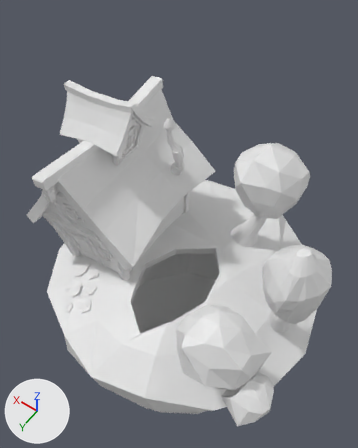
Two versions of the Blender file PolyHouse.blend, one commit apart.
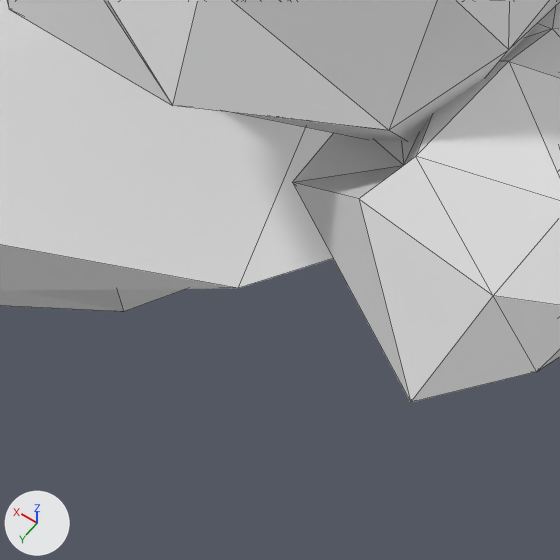
The first picture shows the older version from a camera (50 mm lens) standing at (-4.75, 6.87, 12.42) and looking at (0.42, -0.37, 1.03). The close-ups show both versions on the part from 51% to 72% of the width and 83% to 100% of the height of that picture; other places that the commit changed are outside them. Lighting does not change. The marker at lower left points along +X, +Y and +Z. The close-ups show mesh edges as thin lines.

The first close-up shows 'BottomGround', 'TopGound', 'Tree.001'.
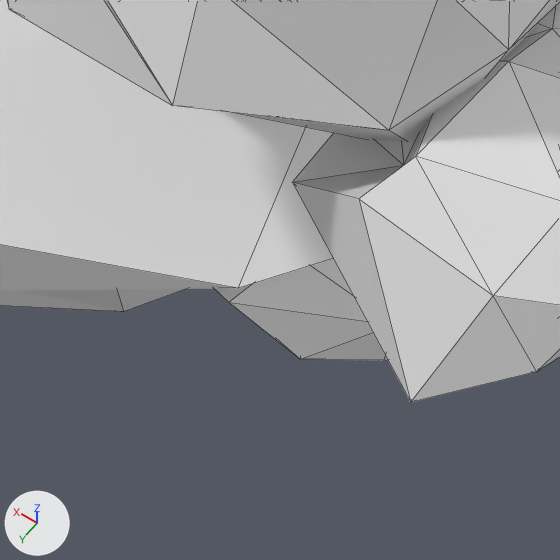
What changed in the scene script:
```text
Add me_icosphere:
    me_icosphere.from_pydata(...)  # 42 vertices, 80 faces; spans x -1.23..1.43, y -1.0..1.05, z -1.0..1.03
Add ob_icosphere:
    ob_icosphere = bpy.data.objects.new('Icosphere', me_icosphere)
    ob_icosphere.location = (-3.162, 2.294, -1.706)
    ob_icosphere.scale = (0.506, 0.506, 0.506)
    _m = ob_icosphere.modifiers.new('Decimate', 'DECIMATE')
    _m.ratio = 0.568
```

Changed parts and their boxes (x1, y1, x2, y2) in the close-ups (560 x 560 px):
'Icosphere', added
    after: (215, 259, 387, 360)
